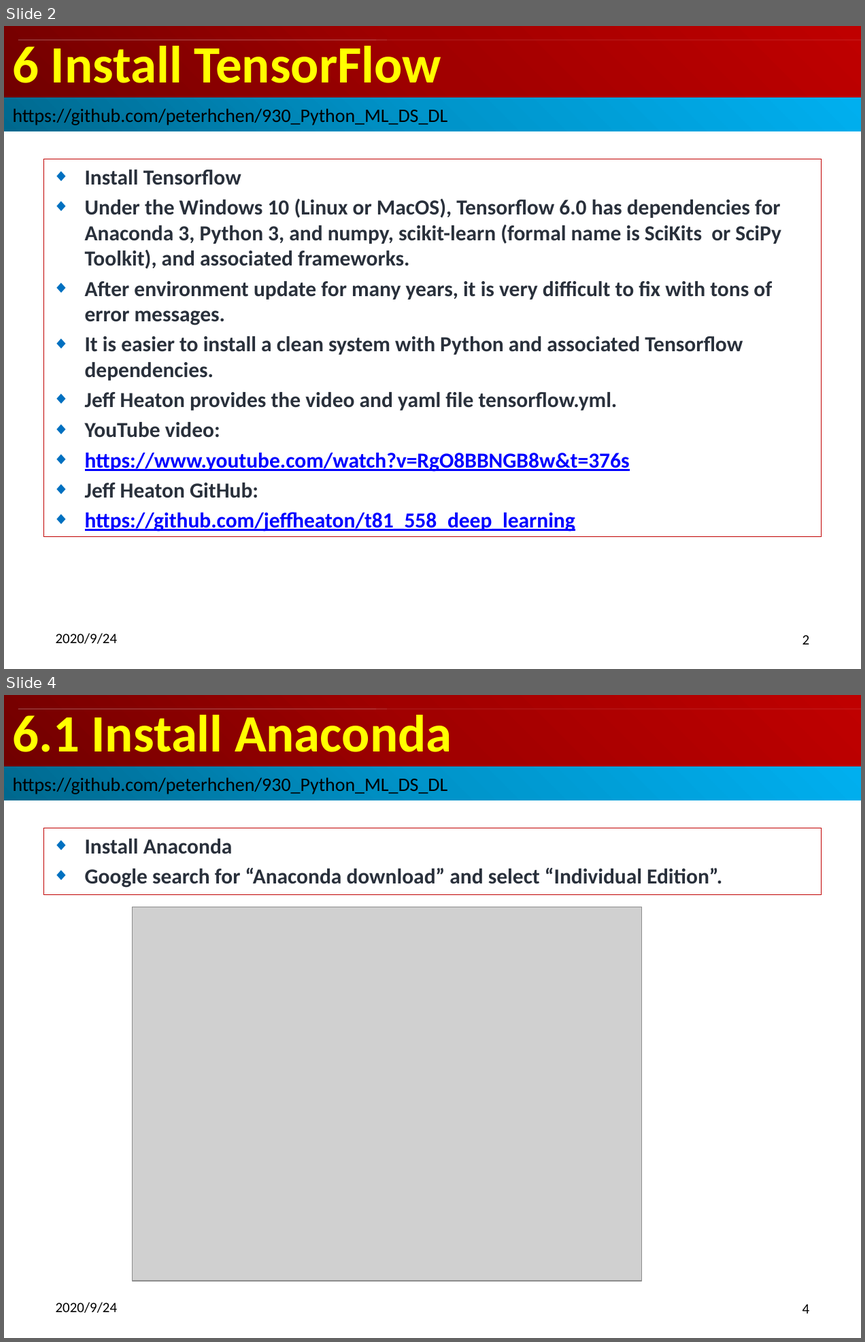
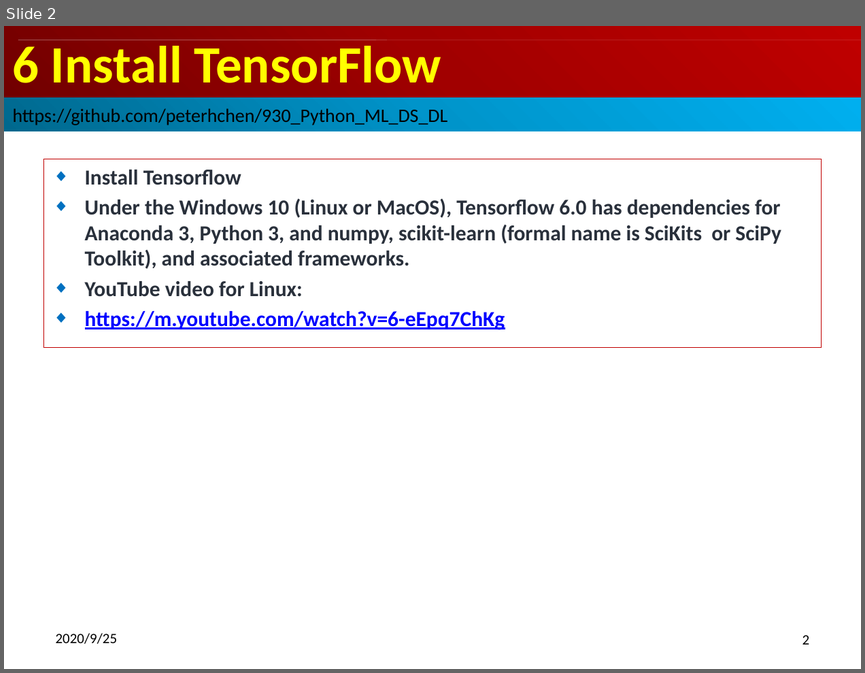
Before and after one commit to peterhchen/900_Python_ML_DS_DL, a slide deck: 006_SetupRunTensorflowLinux.pptx. Shown one above the other, each under a label of ours: slides 2 and 4 before the commit, slide 2 after it; the slides between them are not shown. The pictures are 865x1342 and 865x673 pixels, drawn with LibreOffice and Linux fonts; fonts in the diff are those of the drawing; grey boxes stand for pictures. Boxes give left, top, right and bottom in pixels: in the first picture for what was removed or moved away, otherwise in the second. Text is boxed around its words. In the diff, an @@ line names an element or a change of style, - is before the commit and + after.

```diff
--- a/006_SetupRunTensorflowLinux.pptx
+++ b/006_SetupRunTensorflowLinux.pptx
@@ slide 4 removed at [4,695,861,1338], background #FFFFFF @@
@@ title removed at [4,695,861,767] @@
-6.1 Install Anaconda
@@ rectangle removed at [18,709,387,709] @@
@@ rectangle removed at [18,709,861,709] @@
@@ rectangle removed at [18,709,377,709] @@
@@ rectangle removed at [4,767,861,800] @@
-https://github.com/peterhchen/930_Python_ML_DS_DL
@@ subtitle removed at [44,828,821,895] @@
-◆ Install Anaconda
-◆ Google search for “Anaconda download” and select “Individual Edition”.
@@ picture removed at [133,906,641,1280] @@
@@ text removed at [56,1302,118,1312] @@
-2020/9/24
@@ page number removed at [802,1304,810,1313] @@
-4
@@ slide 2 changed as well @@
@@ subtitle "Install Tensorflow": place and size @@
-subtitle "Install Tensorflow" at [44,159,821,536]
+subtitle "Install Tensorflow" at [44,159,821,347]
@@ subtitle at [85,281,505,330]: text changed; text colour #29303B to #0000FF @@
-◆ After environment update for many years, it is very difficult to fix with tons of error messages.
-◆ It is easier to install a clean system with Python and associated Tensorflow dependencies.
-◆ Jeff Heaton provides the video and yaml file tensorflow.yml.
-◆ YouTube video:
-◆ https://www.youtube.com/watch?v=RgO8BBNGB8w&t=376s
-◆ Jeff Heaton GitHub:
-◆ https://github.com/jeffheaton/t81_558_deep_learning
+◆ YouTube video for Linux:
+◆ https://m.youtube.com/watch?v=6-eEpq7ChKg
@@ text at [56,633,118,643]: text changed @@
-2020/9/24
+2020/9/25
```
Also in this commit, not shown: 2 other slides changed, 23 other slides removed, 1 other file.
